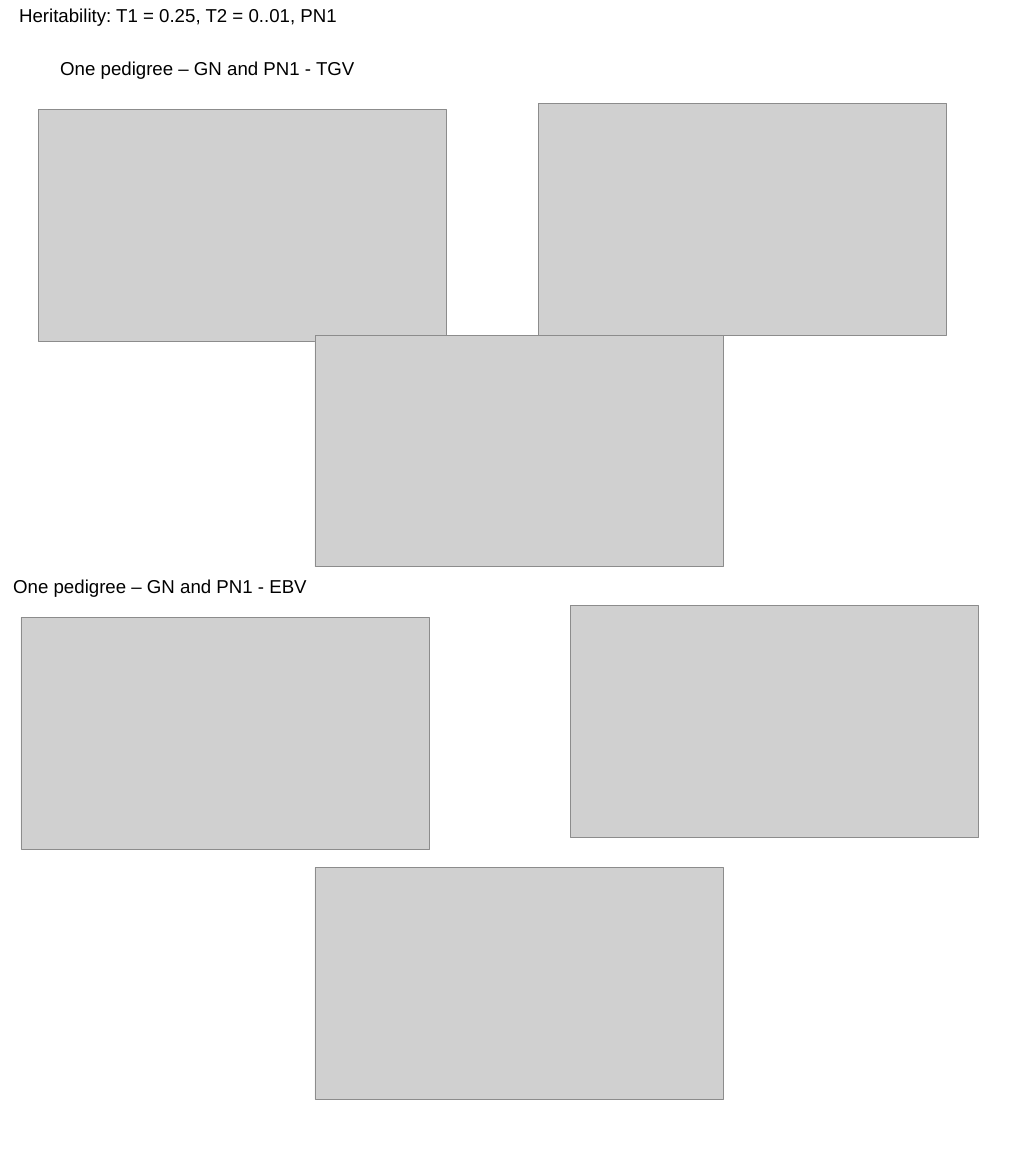
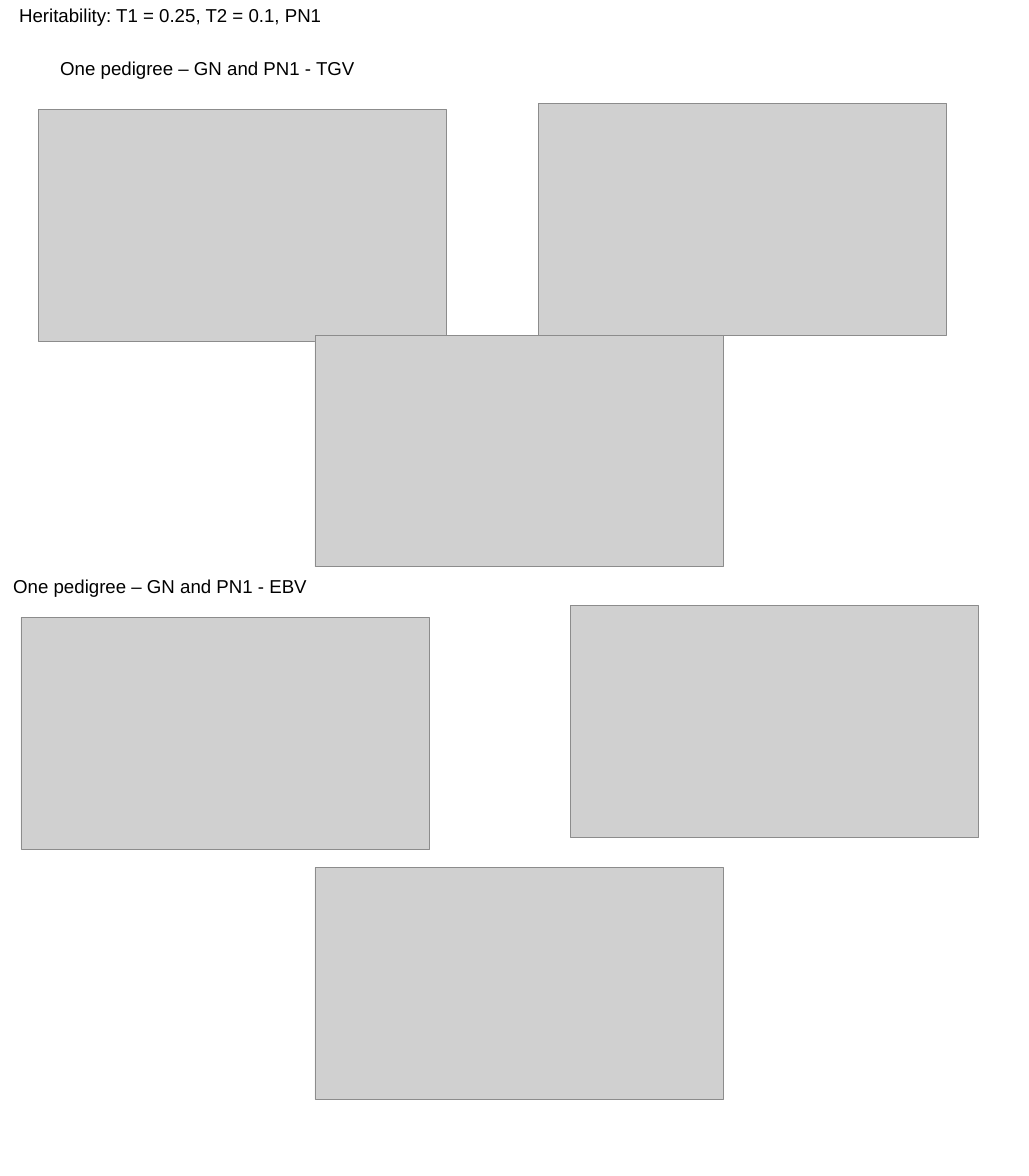
Before and after one commit to janaobsteter/Genotype_CODES, a slide deck: slide 16 of Partition_PICExample.odp. Drawn at 1029x1176 pixels with LibreOffice and Linux fonts; fonts in the diff are those of the drawing; grey boxes stand for pictures. Boxes give left, top, right and bottom in pixels: in the first picture for what was removed or moved away, otherwise in the second. Text is boxed around its words. In the diff, an @@ line names an element or a change of style, - is before the commit and + after.

```diff
--- a/Partition_PICExample.odp
+++ b/Partition_PICExample.odp
@@ text at [19, 8, 321, 26]: text changed @@
-Heritability: T1 = 0.25, T2 = 0..01, PN1
+Heritability: T1 = 0.25, T2 = 0.1, PN1
```
Also in this commit, not shown: 22 other files.
